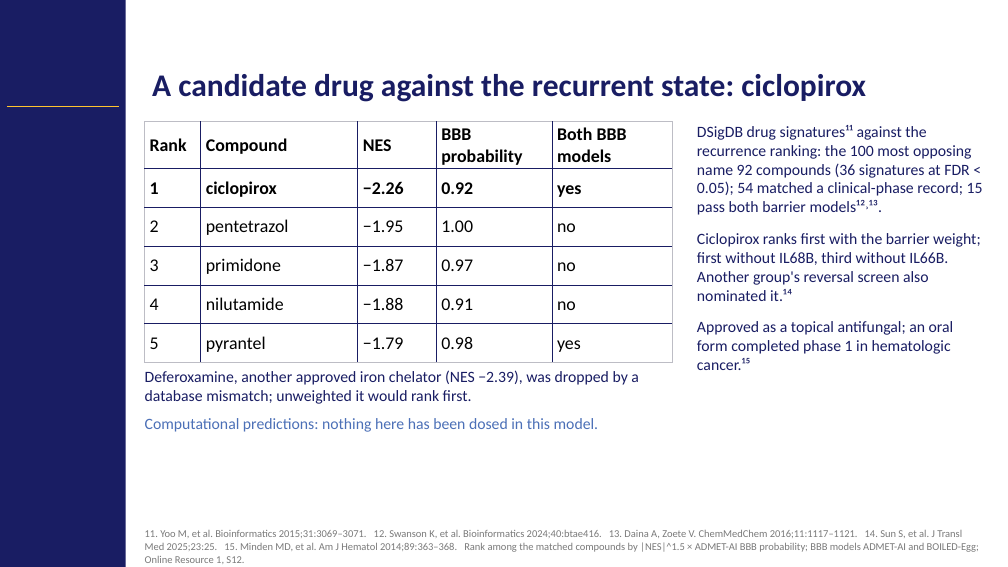
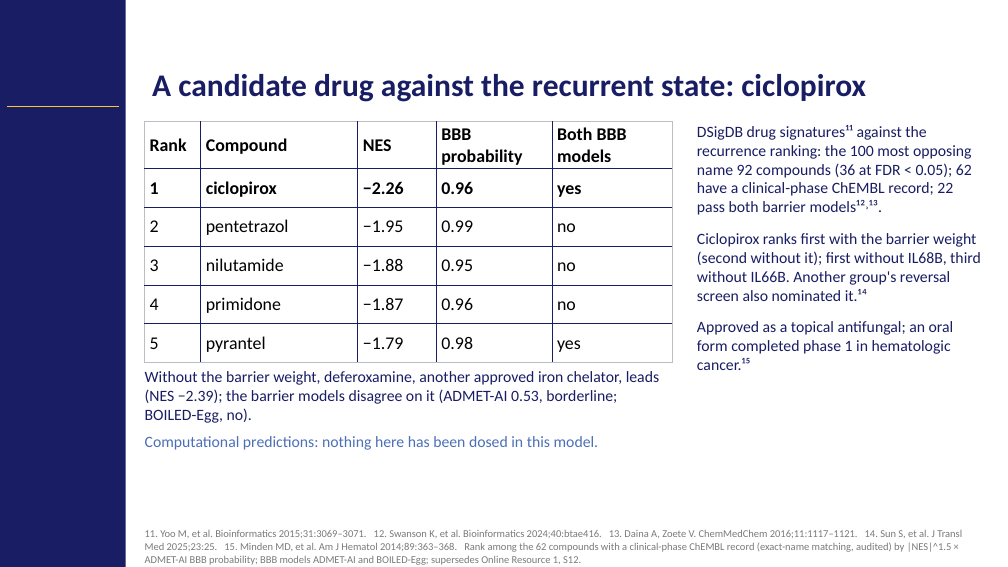
Before and after one commit to Gregory-Schwing-MD-PhD/u251-xenograft-rat-RNASeq-study, a slide deck: slide 9 of SLIDES/CNS2026_Schwing_Abstract418_CNStemplate_v4.pptx. Drawn at 1008x567 pixels with LibreOffice and Linux fonts; fonts in the diff are those of the drawing; background and template pictures are left out. Boxes give left, top, right and bottom in pixels: in the first picture for what was removed or moved away, otherwise in the second. Text is boxed around its words. In the diff, an @@ line names an element or a change of style, - is before the commit and + after.

```diff
--- a/SLIDES/CNS2026_Schwing_Abstract418_CNStemplate_v4.pptx
+++ b/SLIDES/CNS2026_Schwing_Abstract418_CNStemplate_v4.pptx
@@ table at (x1=144, y1=122, x2=672, y2=356) @@
-row 2, column 4: 0.92
+row 2, column 4: 0.96
-row 3, column 4: 1.00
+row 3, column 4: 0.99
-row 4: 3 | primidone | −1.87 | 0.97 | no
+row 4: 3 | nilutamide | −1.88 | 0.95 | no
-row 5: 4 | nilutamide | −1.88 | 0.91 | no
+row 5: 4 | primidone | −1.87 | 0.96 | no
@@ text at (x1=697, y1=125, x2=981, y2=301): text changed @@
-DSigDB drug signatures¹¹ against the recurrence ranking: the 100 most opposing name 92 compounds (36 signatures at FDR < 0.05); 54 matched a clinical-phase record; 15 pass both barrier models¹²˒¹³.
-Ciclopirox ranks first with the barrier weight; first without IL68B, third without IL66B. Another group's reversal screen also nominated it.¹⁴
+DSigDB drug signatures¹¹ against the recurrence ranking: the 100 most opposing name 92 compounds (36 at FDR < 0.05); 62 have a clinical-phase ChEMBL record; 22 pass both barrier models¹²˒¹³.
+Ciclopirox ranks first with the barrier weight (second without it); first without IL68B, third without IL66B. Another group's reversal screen also nominated it.¹⁴
@@ text at (x1=145, y1=371, x2=659, y2=423): text changed @@
-Deferoxamine, another approved iron chelator (NES −2.39), was dropped by a database mismatch; unweighted it would rank first.
+Without the barrier weight, deferoxamine, another approved iron chelator, leads (NES −2.39); the barrier models disagree on it (ADMET-AI 0.53, borderline; BOILED-Egg, no).
@@ text at (x1=145, y1=530, x2=962, y2=565): text changed @@
-11. Yoo M, et al. Bioinformatics 2015;31:3069–3071. 12. Swanson K, et al. Bioinformatics 2024;40:btae416. 13. Daina A, Zoete V. ChemMedChem 2016;11:1117–1121. 14. Sun S, et al. J Transl Med 2025;23:25. 15. Minden MD, et al. Am J Hematol 2014;89:363–368. Rank among the matched compounds by |NES|^1.5 × ADMET-AI BBB probability; BBB models ADMET-AI and BOILED-Egg; Online Resource 1, S12.
+11. Yoo M, et al. Bioinformatics 2015;31:3069–3071. 12. Swanson K, et al. Bioinformatics 2024;40:btae416. 13. Daina A, Zoete V. ChemMedChem 2016;11:1117–1121. 14. Sun S, et al. J Transl Med 2025;23:25. 15. Minden MD, et al. Am J Hematol 2014;89:363–368. Rank among the 62 compounds with a clinical-phase ChEMBL record (exact-name matching, audited) by |NES|^1.5 × ADMET-AI BBB probability; BBB models ADMET-AI and BOILED-Egg; supersedes Online Resource 1, S12.
```
Also in this commit, not shown: 1 other slide changed, 11 other files.
